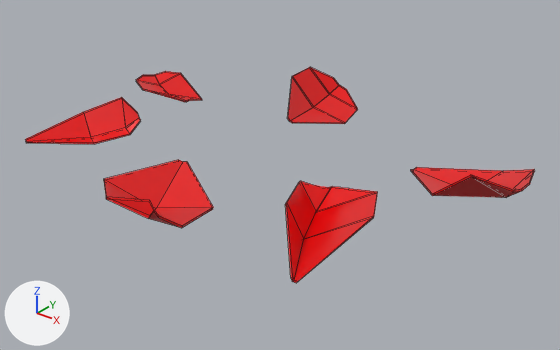
An edit to the FBX model Assets/Models/rose_2_normal.fbx, drawn before and after from the same camera.
Camera for both pictures: a 50 mm camera at (0.1003, -0.1187, 0.0786) aimed at (0.0072, -0.0024, 0.0066). The axes (+X, +Y, +Z) are drawn at lower left. The lights are the same throughout. Mesh edges are drawn as thin lines.

The first picture shows 'rose_2_normal'.
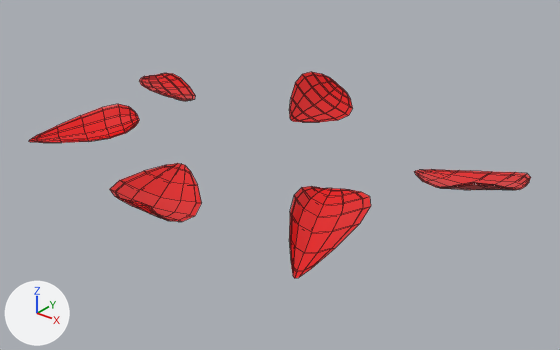
Where the change shows, as pixel boxes [x1, y1, x2, y2] in the pictures (560 x 350 px):
'rose_2_normal', reshaped
    before: [26, 67, 535, 283]
    after: [29, 72, 531, 278]
part 1 of me_icosphere_007, rebuilt (10% narrower, 12% shorter)
    before: [288, 67, 358, 124]
    after: [289, 72, 352, 122]
part 2 of me_icosphere_007, rebuilt (31% shorter)
    before: [411, 167, 535, 198]
    after: [414, 169, 531, 190]
part 3 of me_icosphere_007, rebuilt (17% shorter)
    before: [26, 97, 141, 144]
    after: [29, 104, 139, 143]
part 4 of me_icosphere_007, rebuilt (15% narrower, 9% shorter)
    before: [136, 71, 202, 102]
    after: [139, 73, 195, 101]
part 5 of me_icosphere_007, rebuilt (11% narrower, 10% shorter)
    before: [285, 181, 377, 283]
    after: [289, 186, 371, 278]
part 6 of me_icosphere_007, built on
    before: [104, 160, 213, 228]
    after: [110, 163, 202, 222]

What changed in the scene script:
```text
Change me_icosphere_007:
    used by ob_rose_2_normal; location = (0.0, 0.0, 0.0073)
    remove me_icosphere_007.from_pydata(...)  # 144 vertices, 132 faces; spans x -0.0509..0.0563, y -0.0421..0.0379, z 0.0..0.0113
    add me_icosphere_007.from_pydata(...)  # 540 vertices, 528 faces; spans x -0.0503..0.0559, y -0.0401..0.0376, z 0.0011..0.0096
    me_icosphere_007 part 1: the loose piece of 24 vertices spanning x -0.0117..0.0033, y 0.0135..0.0379, z 0.0003..0.0103 is rebuilt with 90 vertices and now spans x -0.011..0.0019, y 0.0141..0.0376, z 0.0011..0.0096
    me_icosphere_007 part 2: the loose piece of 24 vertices spanning x 0.0301..0.0563, y -0.0006..0.0201, z 0.0012..0.0113 is rebuilt with 90 vertices and now spans x 0.031..0.0559, y 0.0004..0.0182, z 0.0015..0.0093
    me_icosphere_007 part 3: the loose piece of 24 vertices spanning x -0.0432..-0.0264, y -0.0304..-0.0075, z 0.0012..0.0091 is rebuilt with 90 vertices and now spans x -0.0427..-0.0276, y -0.0296..-0.0079, z 0.0023..0.0076
    me_icosphere_007 part 4: the loose piece of 24 vertices spanning x -0.0509..-0.0281, y 0.0047..0.0195, z 0.0..0.0056 is rebuilt with 90 vertices and now spans x -0.0503..-0.0288, y 0.0051..0.0189, z 0.0019..0.0053
    me_icosphere_007 part 5: the loose piece of 24 vertices spanning x 0.0217..0.0396, y -0.0363..-0.0074, z 0.0..0.0074 is rebuilt with 90 vertices and now spans x 0.0228..0.0382, y -0.0355..-0.0081, z 0.0022..0.0067
    me_icosphere_007 part 6
    23 vertices are removed from x -0.0084..0.0121, y -0.0421..-0.0165, z 0.0007..0.0075
    22 faces are deleted
    1 vertex moves within x 0.0077, y -0.0385, z 0.0061
    89 vertices are added at x -0.0077..0.0113, y -0.0401..-0.0175, z 0.0021..0.0068
    88 new faces join them
```
